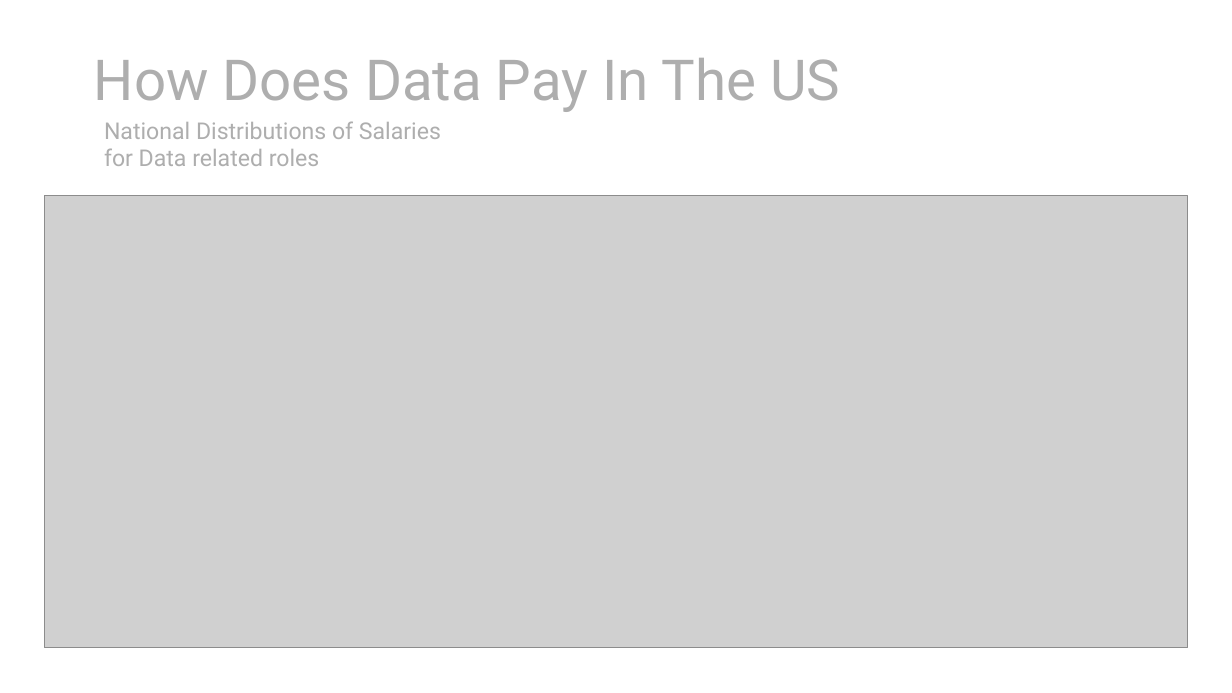
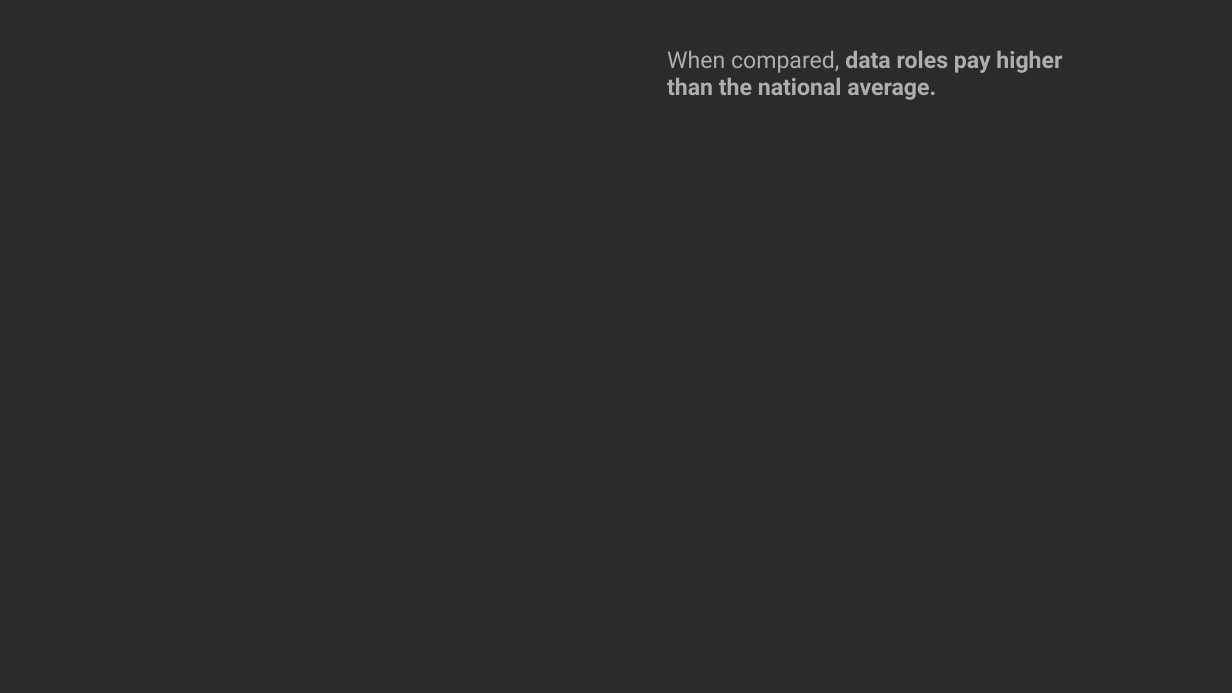
Before and after one commit to mraynolds/data608, a slide deck: slide 3 of story4/story4.pptx. Drawn at 1232x693 pixels with LibreOffice and Linux fonts; fonts in the diff are those of the drawing; grey boxes stand for pictures; background and template pictures are left out; a plain dark background stands for a picture behind light text. Boxes give left, top, right and bottom in pixels: in the first picture for what was removed or moved away, otherwise in the second. Text is boxed around its words. In the diff, an @@ line names an element or a change of style, - is before the commit and + after.

```diff
--- a/story4/story4.pptx
+++ b/story4/story4.pptx
@@ background #FFFFFF to picture (left out) @@
@@ title removed at (x1=94, y1=58, x2=840, y2=112) @@
-How Does Data Pay In The US
@@ text at (x1=667, y1=50, x2=1062, y2=100): text changed; bold on @@
-National Distributions of Salaries for Data related roles
+When compared, data roles pay higher than the national average.
@@ picture removed at (x1=44, y1=196, x2=1188, y2=648) @@
```
Also in this commit, not shown: 4 other slides changed, 3 other files.
